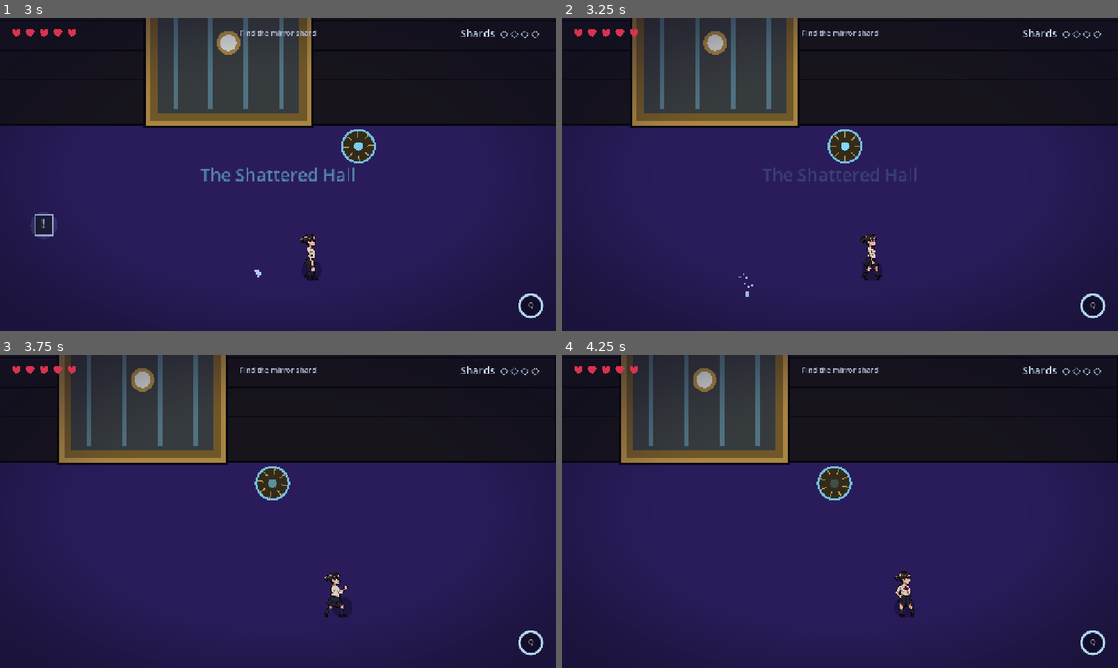
Above: before the commit, frames 1-4 (two rows, left to right).
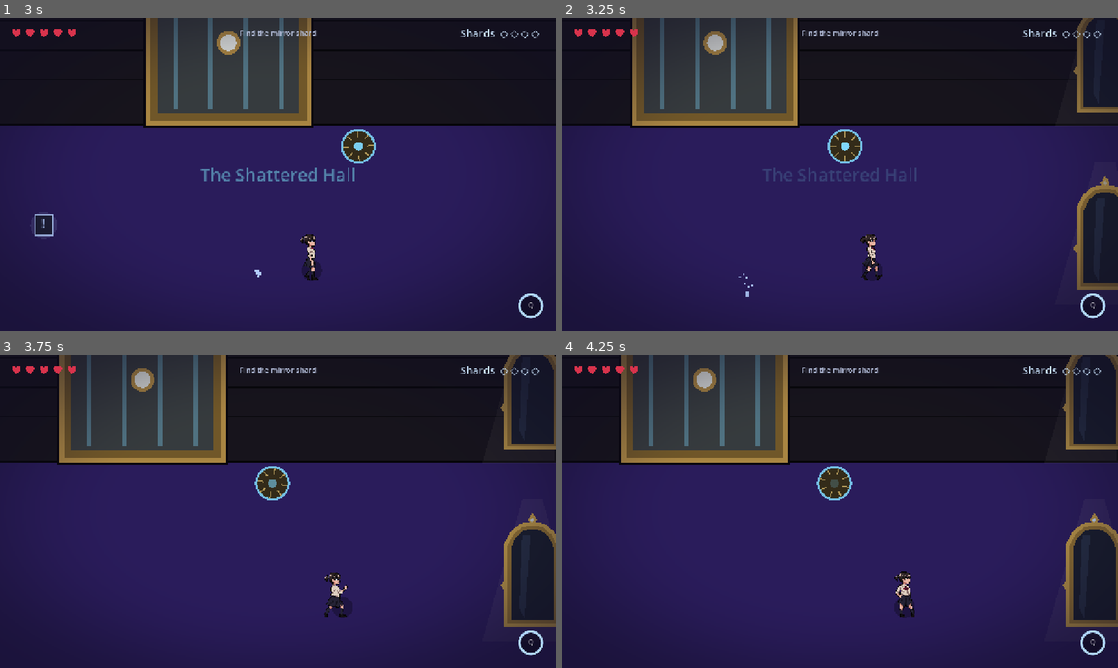
Above: after the commit, the same moments.

Repository: Abdulla5w5/saras-mirror
Game: Godot game, scene res://ui/MainMenu.tscn
The game is run twice, just before and just after one commit, with the same random seed, the same clock (stepped at 60 frames per second) and the same inputs.
Inputs (mouse positions are in pixels of both pictures, inside the frame that each line leads up to):
- Up to frame 1 (3 s): click "New Game" at 0.5 s; move the mouse to (400, 158) at 1.27 s; hold D (move_right) 1.28-2 s; tap E (interact) at 1.35 s; click (400, 158) at 1.42 s; drag from (166, 190) to (77, 227) at 2.02 s; move the mouse to (333, 105) at 2.77 s; hold D (move_right) from 2.78 s (still down); tap Shift (dash) at 2.85 s
- Up to frame 2 (3.25 s): keep holding D (move_right); tap E (interact) at 3.05 s
- Up to frame 3 (3.75 s): release D (move_right) at 3.5 s; drag from (250, 574) to (366, 602) at 3.52 s
- Up to frame 4 (4.25 s): no input

Frame 1 is identical in both runs. In frame 2, 2.6% of the frame differs, in the area x 92-100%, y 0-87%; in frame 3, 3.5%; in frame 4, 3.5%, in the area x 90-100%, y 0-87%.

Commit message:
Replace throne crumble bridge with an illusion floor puzzle; decorate maps
- Throne: the exploding crumble tiles are gone; the floor is now hidden spike
  tiles you must read with True Sight and weave between (on-theme illusion).
- Hall & throne lined with ornate wall mirrors; forest densely dressed with
  creepy cursed plants/eyes/veins so the maps feel fuller.

Co-Authored-By: Claude Opus 4.8 <noreply@anthropic.com>

Diff:
--- a/levels/CursedForest.gd
+++ b/levels/CursedForest.gd
@@ -18,6 +18,9 @@
 	scatter_props("res://assets/props/cursed/",
 		["Rock1_shadow1_1.png", "Ruins_shadow2_1.png", "Bones_shadow1_1.png", "Rock2_shadow2_1.png"],
 		10, 7, 470, 610, 480, 0.7, 1.1)
+	scatter_props("res://assets/props/cursed/",
+		["Eye_plant_shadow1_1.png", "Tentacle_plant_shadow1_1.png", "Meat_flower_shadow1_1.png", "Many_eyes_plant_shadow1_1.png", "Veins_shadow1_1.png"],
+		12, 19, 300, 600, 490, 0.7, 1.2)
 
 	spawn_boundary(Vector2(-650, 0), Vector2(40, 1050))
 	spawn_boundary(Vector2(650, 0), Vector2(40, 1050))
--- a/levels/MirrorThrone.gd
+++ b/levels/MirrorThrone.gd
@@ -17,14 +17,24 @@
 	spawn_boundary(Vector2(-600, 0), Vector2(40, 1240))
 	spawn_boundary(Vector2(600, 0), Vector2(40, 1240))
 	spawn_boundary(Vector2(0, -660), Vector2(1200, 40))
+	# mirror-hall decoration along the walls
+	for my in [-360, -80, 200, 480]:
+		spawn_decor_mirror(Vector2(-560, my), 0.4)
+		spawn_decor_mirror(Vector2(560, my), 0.4)
+	scatter_props("res://assets/props/cursed/",
+		["Veins_shadow2_1.png", "Many_eyes_plant_shadow2_1.png", "Ruins_shadow2_1.png"],
+		8, 5, 460, 560, 560, 0.6, 1.0, Color(0.8, 0.7, 1.0))
 
-	spawn_sign(Vector2(-250, 420), [
-		["Sara", "One shard left. Time the blinking gates and run through."],
+	spawn_sign(Vector2(-250, 470), [
+		["Sara", "One shard left. The floor here is a lie — Q shows the safe steps."],
 	], "!")
 
-	# Approach: a crumbling glass bridge (keep moving) flanked by spike traps.
-	spawn_crumble_bridge(Vector2(-150, 380), Vector2(150, 380), 6, Vector2(80, 90))
-	spawn_trap(Vector2(-360, 250), Vector2(150, 90))
+	# ILLUSION FLOOR: hidden spike tiles the player must read with True Sight and
+	# weave between the gaps. Replaces the old crumbling bridge.
+	for tx in [-320, -160, 0, 160, 320]:
+		spawn_trap(Vector2(tx, 380), Vector2(96, 96))
+	for tx in [-240, -80, 80, 240]:
+		spawn_trap(Vector2(tx, 250), Vector2(96, 96))
 	spawn_trap(Vector2(360, 250), Vector2(150, 90))
 
 	# PHASE-GATE GAUNTLET: two horizontal light-walls with different rhythms.
--- a/levels/ShatteredHall.gd
+++ b/levels/ShatteredHall.gd
@@ -19,6 +19,10 @@
 	spawn_boundary(Vector2(-560, -60), Vector2(40, 1000))
 	spawn_boundary(Vector2(560, -60), Vector2(40, 1000))
 	spawn_boundary(Vector2(0, -520), Vector2(1120, 40))
+	# hall of mirrors — decoration lining the walls
+	for my in [-380, -120, 140, 380]:
+		spawn_decor_mirror(Vector2(-528, my), 0.4)
+		spawn_decor_mirror(Vector2(528, my), 0.4)
 
 	spawn_sign(Vector2(-250, 360), [
 		["Sara", "The mirror pulled me in. This isn't my room."],
--- a/systems/LevelBase.gd
+++ b/systems/LevelBase.gd
@@ -296,6 +296,15 @@
 		s.z_index = int(s.position.y) - 30
 		add_child(s)
 
+## A non-interactive ornate mirror hung as wall decoration.
+func spawn_decor_mirror(pos: Vector2, scale := 0.42) -> void:
+	var m := MuseumMirror.new()
+	m.mirror_scale = scale
+	m.show_stand = false
+	m.global_position = pos
+	m.z_index = int(pos.y) - 40
+	add_child(m)
+
 func spawn_prop(pos: Vector2, texture: Texture2D, scale := Vector2.ONE, y_offset := 0.0) -> Sprite2D:
 	var s := Sprite2D.new()
 	s.texture = texture
